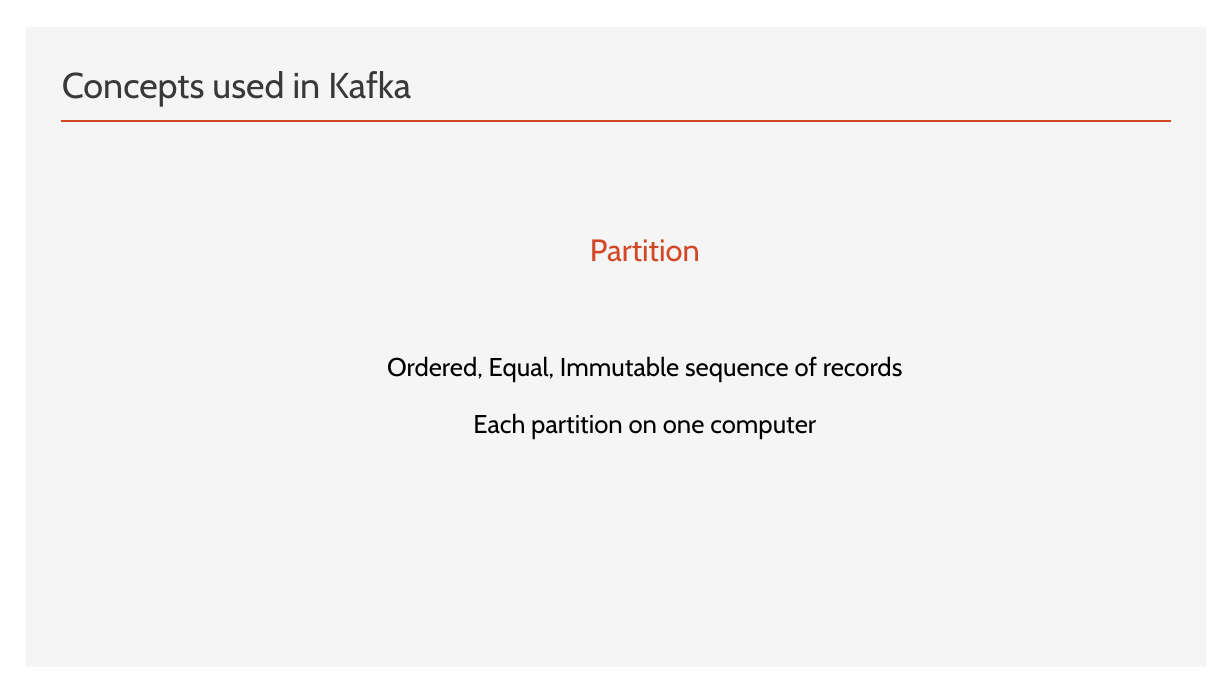
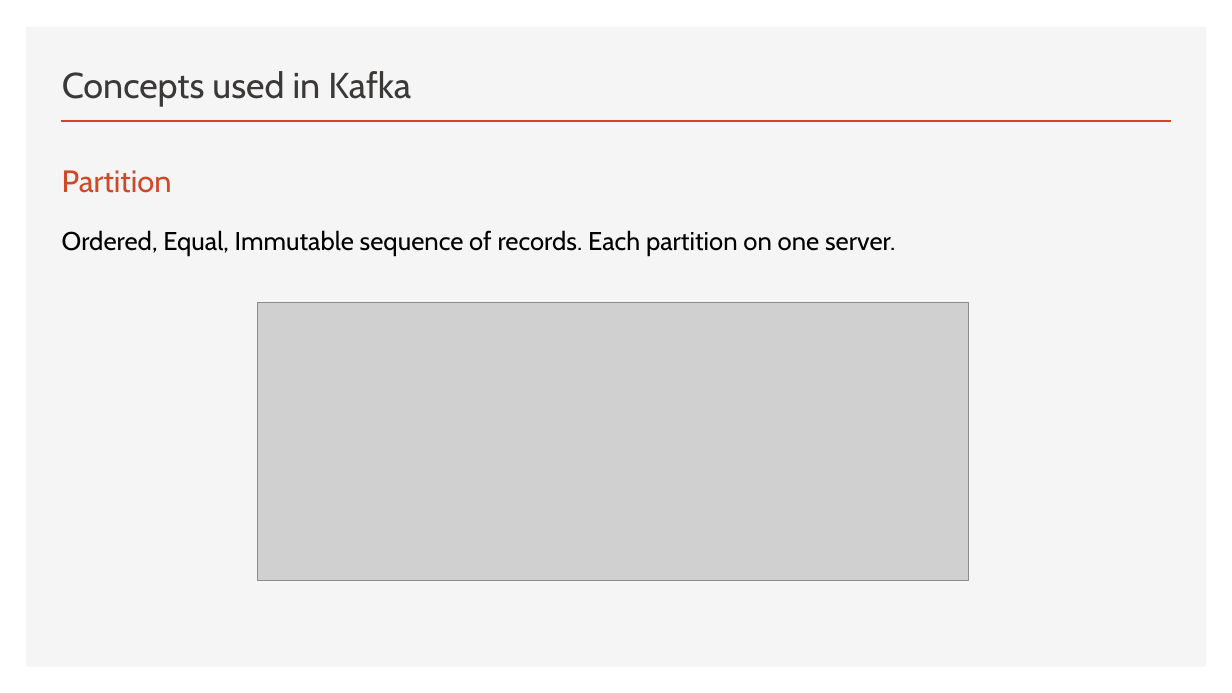
Before and after one commit to FITE-5thYear/DS-Mini-Presentation, a slide deck: slide 9 of Kafka.pptx (slide 14 before the commit). Drawn at 1232x693 pixels with LibreOffice and Linux fonts; fonts in the diff are those of the drawing; grey boxes stand for pictures. Boxes give left, top, right and bottom in pixels: in the first picture for what was removed or moved away, otherwise in the second. Text is boxed around its words. In the diff, an @@ line names an element or a change of style, - is before the commit and + after.

```diff
--- a/Kafka.pptx
+++ b/Kafka.pptx
@@ text "Partition": place and size @@
-text "Partition" at [387, 239, 903, 439]
+text "Partition" at [62, 170, 895, 256]
@@ text at [62, 170, 172, 193]: alignment centre to left @@
@@ text at [62, 230, 895, 256]: text changed @@
-Ordered, Equal, Immutable sequence of records
-Each partition on one computer
+Ordered, Equal, Immutable sequence of records. Each partition on one server.
@@ picture added at [258, 303, 969, 580] @@
```
Also in this commit, not shown: 10 other slides changed, 3 slides added, 12 slides removed, 1 other file.
